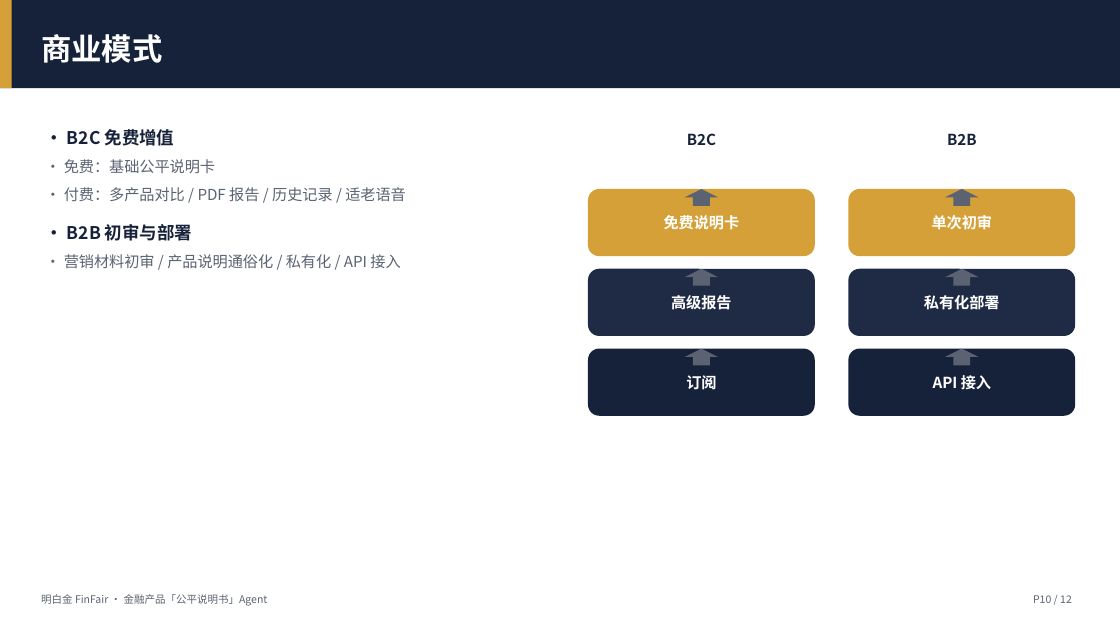
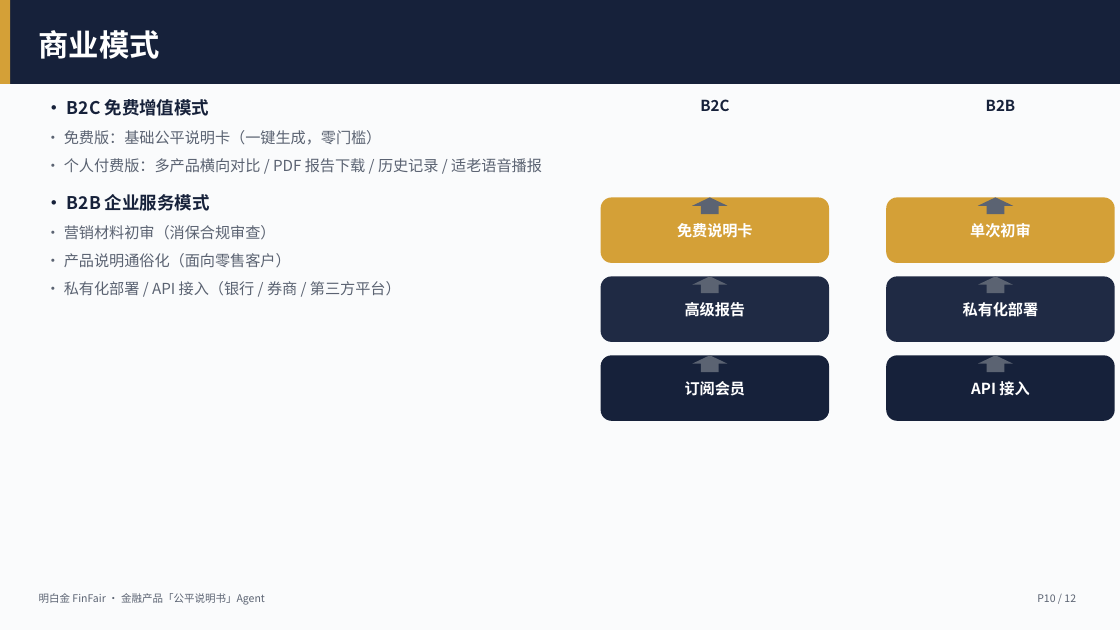
Before and after one commit to XiAn-07/FinFair, a slide deck: slide 10 of docs/商业计划书.pptx. Drawn at 1120x630 pixels with LibreOffice and Linux fonts; fonts in the diff are those of the drawing. Boxes give left, top, right and bottom in pixels: in the first picture for what was removed or moved away, otherwise in the second. Text is boxed around its words. In the diff, an @@ line names an element or a change of style, - is before the commit and + after.

```diff
--- a/docs/商业计划书.pptx
+++ b/docs/商业计划书.pptx
@@ background #FFFFFF to #FAFBFC @@
@@ rectangle: place and size @@
-rectangle at (0, 0, 1120, 88)
+rectangle at (0, 0, 1120, 84)
@@ rectangle: place and size @@
-rectangle at (0, 0, 12, 88)
+rectangle at (0, 0, 10, 84)
@@ text "商业模式": place and size @@
-text "商业模式" at (41, 34, 162, 63)
+text "商业模式" at (39, 30, 160, 59)
@@ text at (64, 99, 542, 296): text changed @@
-• B2C 免费增值
-• 免费：基础公平说明卡
-• 付费：多产品对比 / PDF 报告 / 历史记录 / 适老语音
-• B2B 初审与部署
-• 营销材料初审 / 产品说明通俗化 / 私有化 / API 接入
+• B2C 免费增值模式
+• 免费版：基础公平说明卡（一键生成，零门槛）
+• 个人付费版：多产品横向对比 / PDF 报告下载 / 历史记录 / 适老语音播报
+• B2B 企业服务模式
+• 营销材料初审（消保合规审查）
+• 产品说明通俗化（面向零售客户）
+• 私有化部署 / API 接入（银行 / 券商 / 第三方平台）
@@ text "B2C": place and size @@
-text "B2C" at (687, 133, 716, 145)
+text "B2C" at (700, 99, 729, 111)
@@ text "B2B": place and size @@
-text "B2B" at (947, 133, 977, 145)
+text "B2B" at (986, 99, 1016, 111)
@@ rounded rectangle "免费说明卡": place and size @@
-rounded rectangle "免费说明卡" at (588, 189, 815, 256)
+rounded rectangle "免费说明卡" at (601, 197, 829, 263)
@@ up arrow: place and size @@
-up arrow at (685, 189, 718, 206)
+up arrow at (692, 197, 728, 214)
@@ line spacing 1 to 1.05 in 5 elements at (601, 276, 829, 342), (601, 197, 829, 263), (886, 355, 1115, 421), (886, 276, 1115, 342), (886, 197, 1115, 263) @@
@@ rounded rectangle "单次初审": place and size @@
-rounded rectangle "单次初审" at (849, 189, 1075, 256)
+rounded rectangle "单次初审" at (886, 197, 1115, 263)
@@ up arrow: place and size @@
-up arrow at (945, 189, 979, 206)
+up arrow at (978, 197, 1013, 214)
@@ rounded rectangle "高级报告": place and size @@
-rounded rectangle "高级报告" at (588, 269, 815, 336)
+rounded rectangle "高级报告" at (601, 276, 829, 342)
@@ up arrow: place and size @@
-up arrow at (685, 269, 718, 286)
+up arrow at (692, 276, 728, 293)
@@ 2 rounded rectangles, 2 up arrows: place and size @@
-2 rounded rectangles, 2 up arrows at (849, 269, 1075, 416)
+2 rounded rectangles, 2 up arrows at (886, 276, 1115, 421)
@@ rounded rectangle "订阅会员": place and size @@
-rounded rectangle "订阅会员" at (588, 349, 815, 416)
+rounded rectangle "订阅会员" at (601, 355, 829, 421)
@@ up arrow: place and size @@
-up arrow at (685, 349, 718, 365)
+up arrow at (692, 355, 728, 372)
@@ text in rounded rectangle at (685, 381, 746, 396): text changed @@
-订阅
+订阅会员
@@ text "P10 / 12": place and size @@
-text "P10 / 12" at (1033, 595, 1072, 603)
+text "P10 / 12" at (1037, 594, 1076, 602)
```
Also in this commit, not shown: 11 other slides changed, 4 other files.
